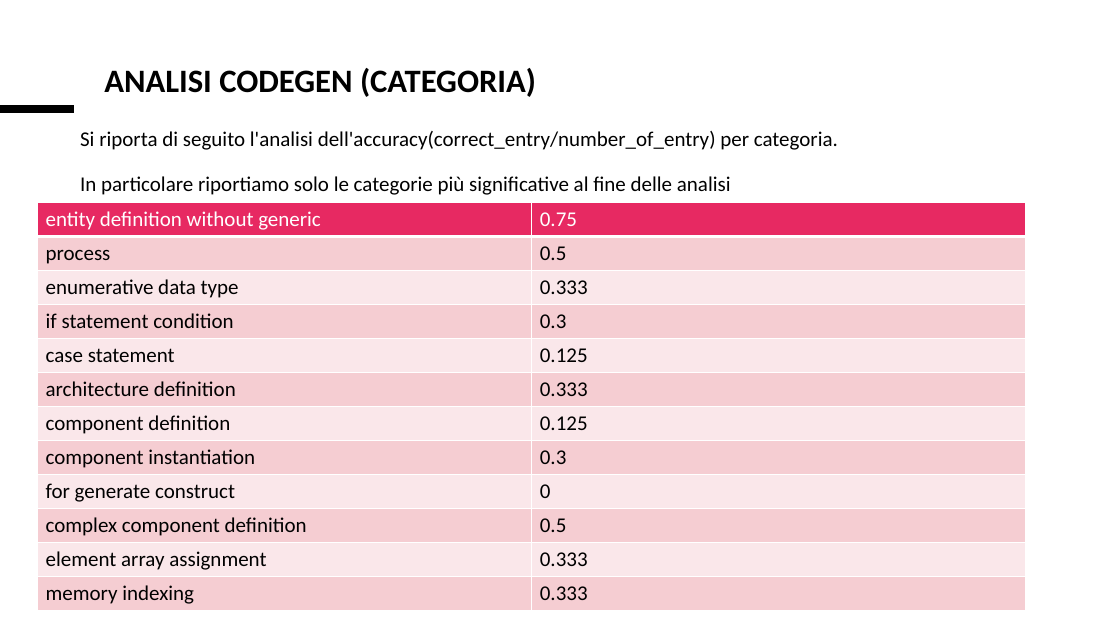
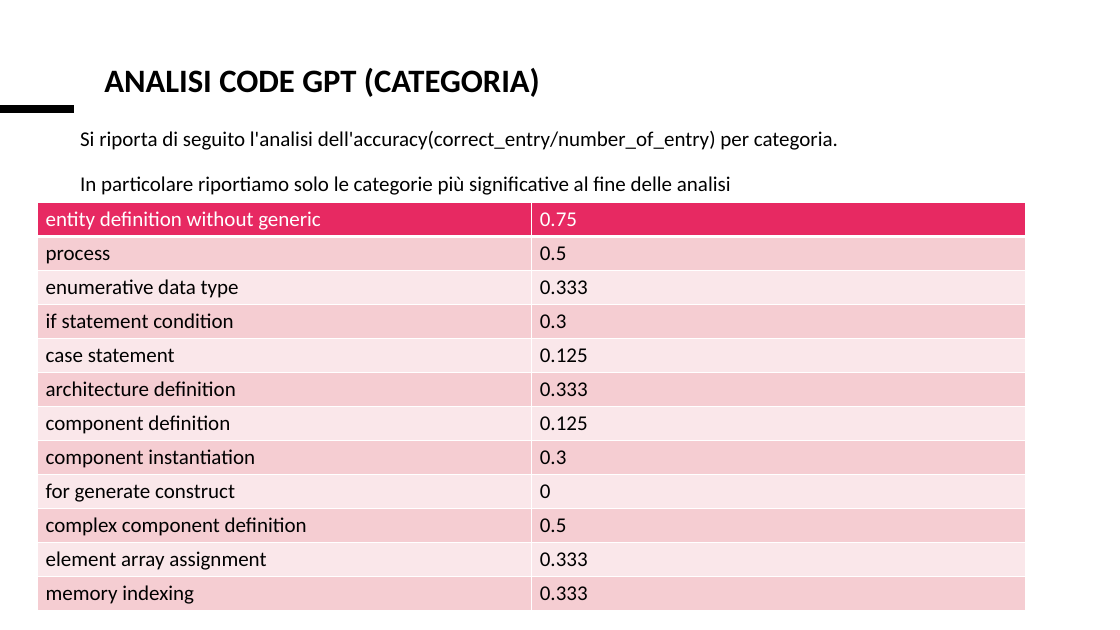
Before and after one commit to Simpronic/Tesi_Generatore_VHDL, a slide deck: slide 15 of altro/Presentazione_risultati.pptx (slide 12 before the commit). Drawn at 1120x630 pixels with LibreOffice and Linux fonts; fonts in the diff are those of the drawing. Boxes give left, top, right and bottom in pixels: in the first picture for what was removed or moved away, otherwise in the second. Text is boxed around its words. In the diff, an @@ line names an element or a change of style, - is before the commit and + after.

```diff
--- a/altro/Presentazione_risultati.pptx
+++ b/altro/Presentazione_risultati.pptx
@@ title at [104, 68, 540, 97]: text changed @@
-ANALISI CODEGEN (CATEGORIA)
+ANALISI CODE GPT (CATEGORIA)
```
Also in this commit, not shown: 4 other slides changed, 4 slides added.
